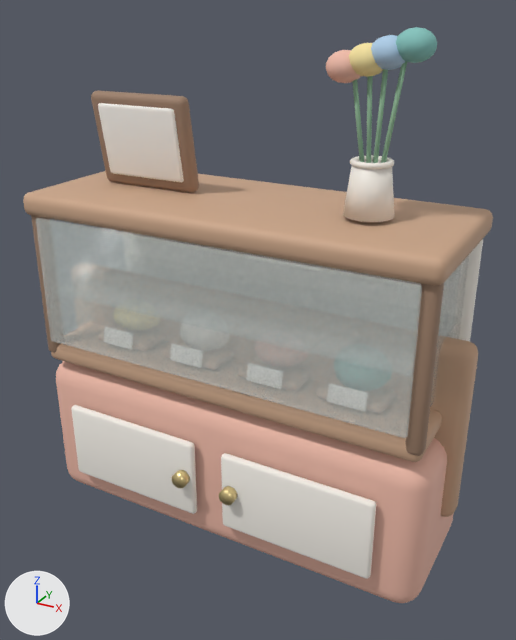
A saved change to the glTF model public/assets/interiors/glb/civic-display-case.glb.
Rendered twice from a 50 mm lens placed at (1.42, -2.49, 2.27), pointed at (0.06, -0.03, 1.04). Every picture has the same lights, and +X, +Y and +Z are marked at lower left. The first picture is the older version. Where no turn or scale is listed for an object, it has been applied to the vertices.

In view in the first picture: 'DisplayCaseBack', 'DisplayCaseFloor', 'DisplayCaseTop', 'DisplayCoralBase', 'DisplayFrontGlass', 'DisplayInset_-1', 'DisplayInset_1', 'DisplayMenuFrame', 'DisplayMenuPaper', 'DisplayOakPlinth', 'DisplayPost_0.86', 'DisplaySideGlass_0.84', 'DisplayTopVase_body' and 13 more.
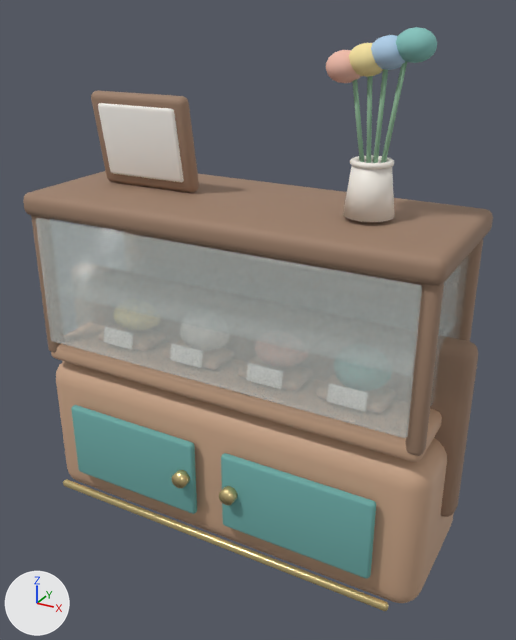
Boxes [x1, y1, x2, y2] around the edits, measured in the pictures (516 x 640 px):
'DisplayCoralBase', recoloured
    both: [56, 361, 454, 603]
'DisplayCaseTop', recoloured (beige to brown)
    both: [23, 171, 493, 286]
'DisplayInset_1', recoloured (white to cyan)
    both: [221, 453, 376, 579]
'DisplayInset_-1', recoloured (white to cyan)
    both: [71, 405, 197, 514]
'DisplayOakPlinth', recoloured (beige to brown)
    both: [430, 337, 478, 517]
'DisplayBrassToeRail', added
    after: [63, 479, 389, 611]
'DisplayCaseBack', recoloured
    both: [130, 233, 483, 342]

What the commit changed:
Material 'Civic deep teal' (mat_civic_deep_teal) is new.
Its base color is (0.157, 0.42, 0.396) (cyan #6eada9).
Its roughness is 0.86.
me_cube has 216 vertices, 428 faces and spans x -0.93..0.93, y -0.32..0.32, z -0.35..0.35.
me_cube no longer uses material mat_civic_coral_paint (beige #f0bcaa).
me_cube gains material mat_civic_oak (beige #cca789).
me_cube_001 has 96 vertices, 188 faces and spans x -0.98..0.98, y -0.06..0.06, z -0.39..0.39.
me_cube_001 no longer uses material mat_civic_oak (beige #cca789).
me_cube_001 gains material mat_civic_walnut (brown #9e806a).
me_cube_002 has 96 vertices, 188 faces and spans x -0.34..0.34, y -0.018..0.018, z -0.185..0.185.
me_cube_002 no longer uses material mat_civic_plaster_ivory (white #faf6ee).
me_cube_002 gains material mat_civic_deep_teal (cyan #6eada9).
me_cube_003 has 96 vertices, 188 faces and spans x -0.34..0.34, y -0.018..0.018, z -0.185..0.185.
me_cube_003 no longer uses material mat_civic_plaster_ivory (white #faf6ee).
me_cube_003 gains material mat_civic_deep_teal (cyan #6eada9).
me_cube_005 has 96 vertices, 188 faces and spans x -0.89..0.89, y -0.04..0.04, z -0.34..0.34.
me_cube_005 no longer uses material mat_civic_plaster_ivory (white #faf6ee).
me_cube_005 gains material mat_civic_walnut (brown #9e806a).
me_cube_006 has 96 vertices, 188 faces and spans x -0.91..0.91, y -0.36..0.36, z -0.05..0.05.
me_cube_006 no longer uses material mat_civic_oak (beige #cca789).
me_cube_006 gains material mat_civic_walnut (brown #9e806a).
Mesh me_cube_004_1 is new.
It has 96 vertices, 188 faces and spans x -0.84..0.84, y -0.02..0.02, z -0.02..0.02.
It uses material mat_civic_brushed_brass (beige #e2cc91).
Object 'DisplayBrassToeRail' (ob_displaybrasstoerail) is new; it shows me_cube_004_1.
Its location is (0.0, -0.382, 0.11).
